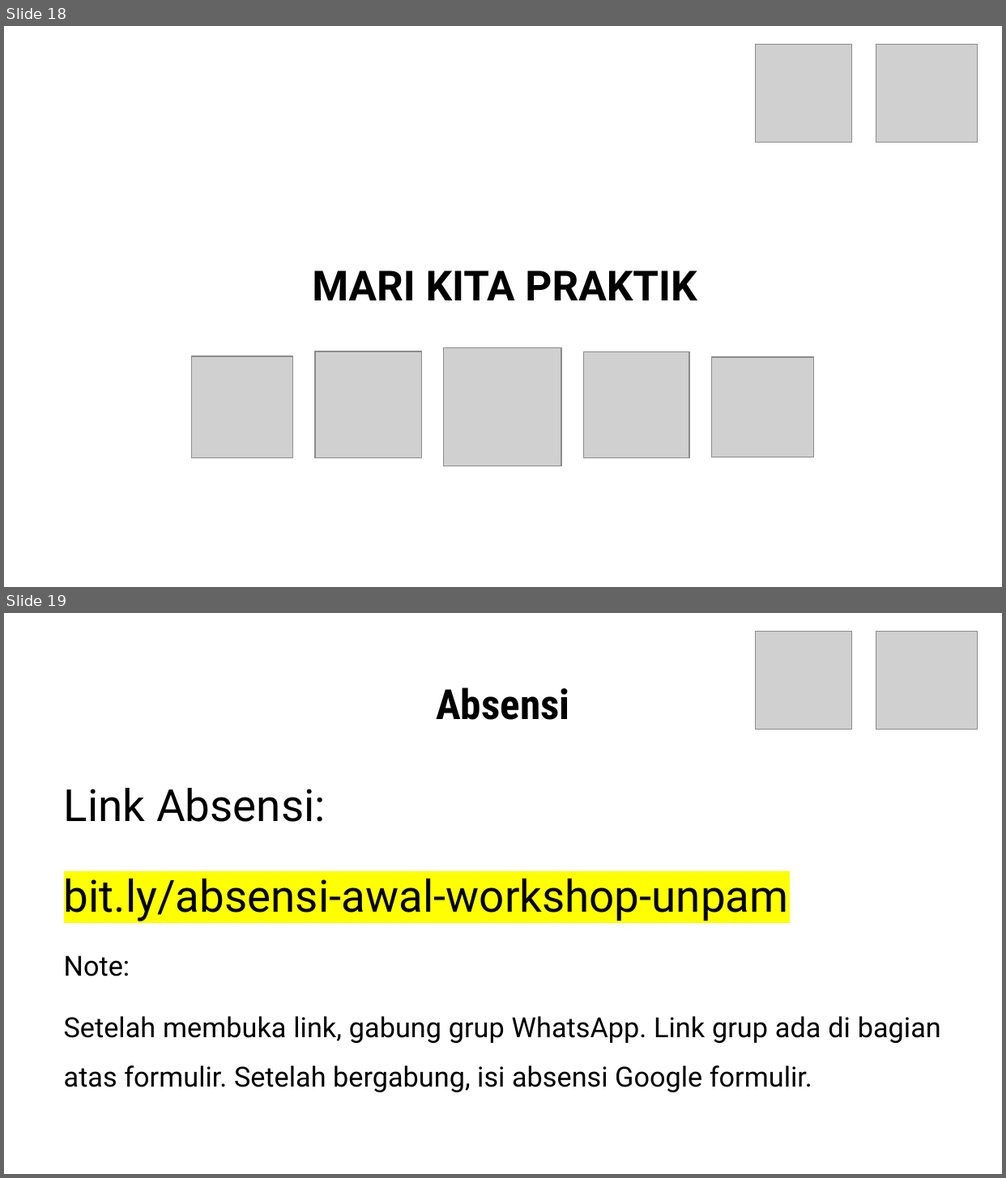
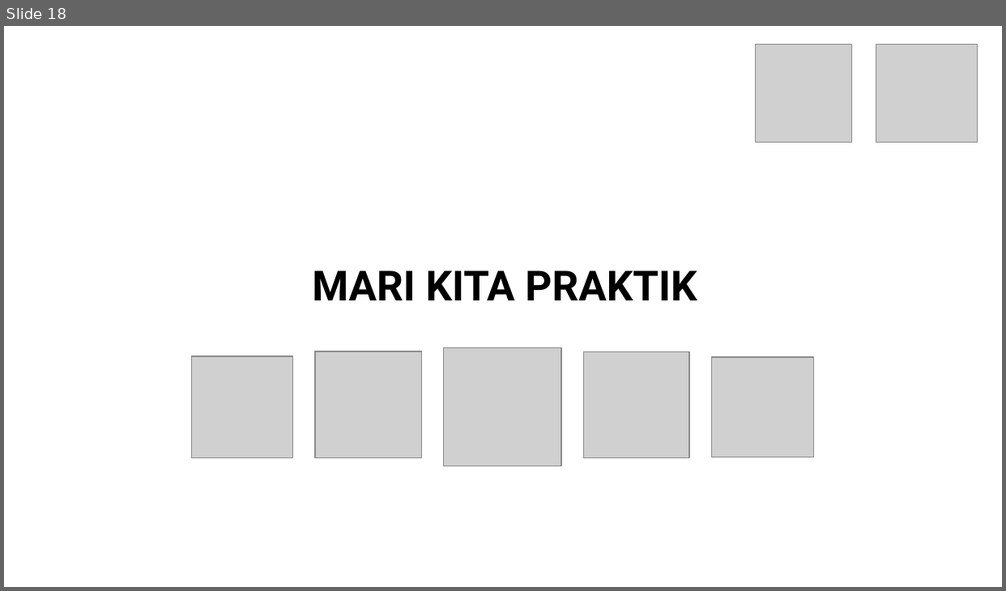
Before and after one commit to hako-975/UNPAM-File, a slide deck: semester 5/PKM/PPT Workshop Portofolio UNPAM.pptx. Shown one above the other, each under a label of ours: slides 18 and 19 before the commit, slide 18 after it. The pictures are 1006x1178 and 1006x591 pixels, drawn with LibreOffice and Linux fonts; fonts in the diff are those of the drawing; grey boxes stand for pictures. Boxes give left, top, right and bottom in pixels: in the first picture for what was removed or moved away, otherwise in the second. Text is boxed around its words. In the diff, an @@ line names an element or a change of style, - is before the commit and + after.

```diff
--- a/semester 5/PKM/PPT Workshop Portofolio UNPAM.pptx
+++ b/semester 5/PKM/PPT Workshop Portofolio UNPAM.pptx
@@ slide 19 removed at [4,613,1002,1174], background #FFFFFF @@
@@ picture removed at [756,632,851,730] @@
@@ picture removed at [876,632,977,730] @@
@@ text removed at [436,688,569,720] @@
-Absensi
@@ text removed at [64,788,941,1093] @@
-Link Absensi:
-bit.ly/absensi-awal-workshop-unpam
-Note:
-Setelah membuka link, gabung grup WhatsApp. Link grup ada di bagian atas formulir. Setelah bergabung, isi absensi Google formulir.
```
Also in this commit, not shown: 5 slides changed, 3 other files.
